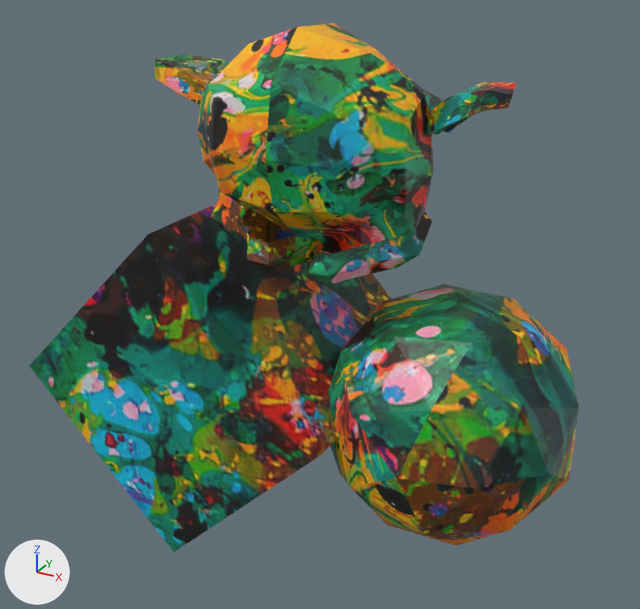
Two versions of the glTF model suzanne.glb, one commit apart.
One viewpoint serves both versions: a 50 mm lens placed at (2.98, -5.69, 2.51), pointed at (-0.14, -0.01, -0.33). Lighting does not change. The marker at lower left points along +X, +Y and +Z. Where no turn or scale is listed for an object, it has been applied to the vertices. Vertices at the same position are counted once.
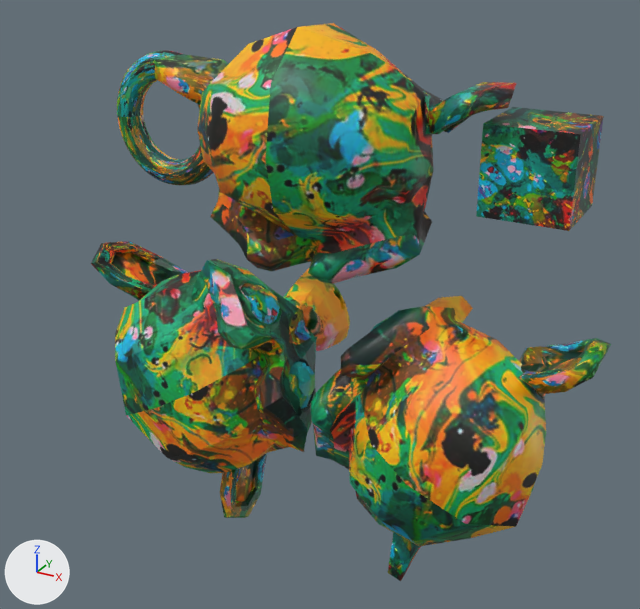
Changed parts and their boxes [x1, y1, x2, y2] in the pictures (640 x 609 px):
'Cube', moved, rescaled, turned
    before: [29, 203, 392, 552]
    after: [476, 107, 604, 231]
'Icosphere', reshaped, turned
    before: [329, 284, 579, 545]
    after: [310, 296, 611, 581]
'Suzanne.001', added
    after: [91, 241, 350, 518]
'Torus', added
    after: [117, 50, 213, 185]
part 1 of me_suzanne_001, shading changed
    both: [486, 83, 516, 95]
part 2 of me_icosphere, built on
    before: [329, 284, 579, 545]
    after: [310, 296, 611, 581]

The edits, one by one:
me_suzanne_001 has 505 vertices, 968 faces and spans x -1.37..1.37, y -0.98..0.98, z -0.85..0.85.
me_suzanne_001 is used by ob_suzanne; location (0.0, 0.0, 1.0).
me_suzanne_001 part 1: all faces are now shaded smooth (62 of 968 changed).
me_icosphere is used by ob_icosphere; location (1.0, 0.0, -1.0).
me_icosphere had 42 vertices, 80 faces and spanned x -0.95..0.95, y -1.0..1.0, z -1.0..1.0.
me_icosphere now has 505 vertices, 968 faces and spans x -1.37..1.37, y -0.98..0.98, z -0.85..0.85.
me_icosphere part 2: 42 vertices removed from x -0.95..0.95, y -1.0..1.0, z -1.0..1.0; 505 vertices added at x -1.37..1.37, y -0.98..0.98, z -0.85..0.85.
me_icosphere part 3: the surface is now shaded smooth.
Mesh me_torus is new.
It is a torus around y (ring radius 0.432, tube radius 0.108) spanning x -0.54..0.54, y -0.108..0.108, z -0.54..0.54.
It uses material mat_abstract (picture img_texture_1_compresonator).
Mesh me_suzanne is new.
It has 505 vertices, 968 faces and spans x -1.12..0.97, y -0.98..0.98, z -1.43..1.04.
It uses material mat_abstract (picture img_texture_1_compresonator).
Object 'Cube' (ob_cube) turns from (0, -45, 0) to (0, 0, 0) degrees about x, y and z.
Object 'Cube' (ob_cube) moves from (-1.0, 0.0, -1.0) to (1.5, 0.0, 1.0).
Object 'Cube' (ob_cube) is rescaled from (1.0, 1.0, 1.0) to (0.305, 0.305, 0.305).
Object 'Icosphere' (ob_icosphere) turns from (0, 0, 0) to (0, 120, 0) degrees about x, y and z.
Object 'Torus' (ob_torus) is new; it shows me_torus.
Its location is (-1.5, 0.0, 1.0).
Object 'Suzanne.001' (ob_suzanne_001) is new; it shows me_suzanne.
Its location is (-1.0, 0.0, -1.0).
